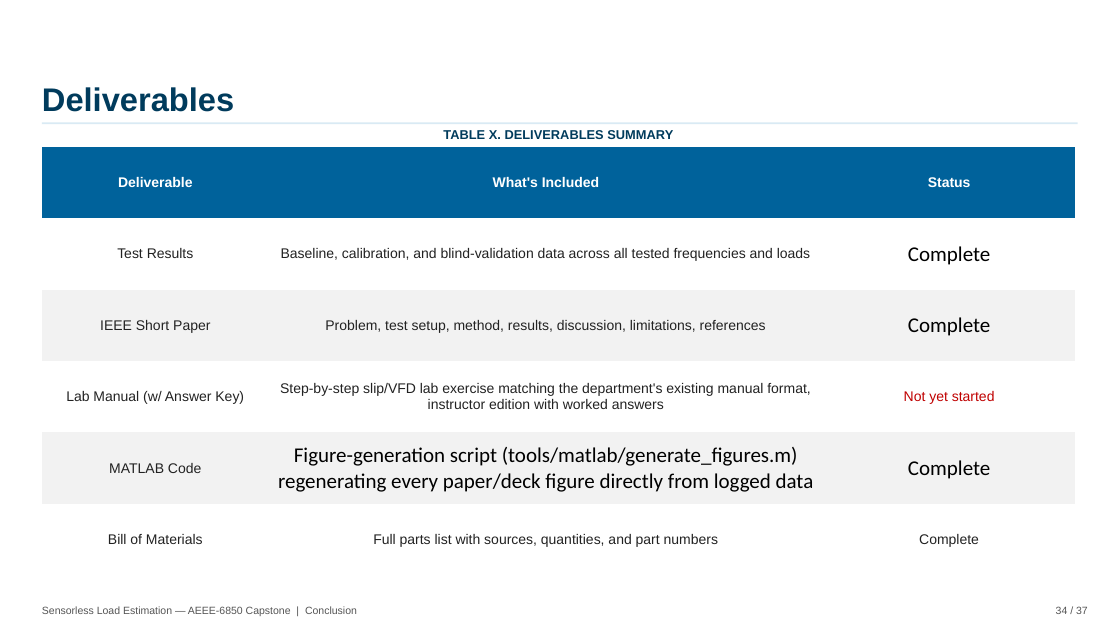
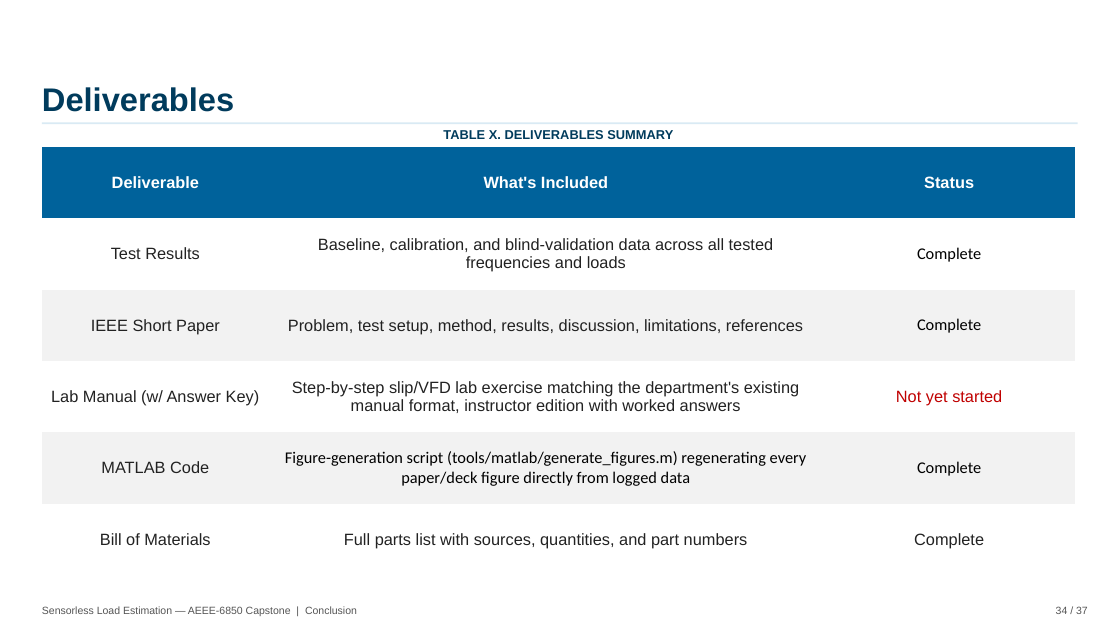
Before and after one commit to David-4529/Capstone, a slide deck: slide 34 of docs/paper/Sensorless_Load_Estimation_Deck_Rev17.pptx. Drawn at 1120x630 pixels with LibreOffice and Linux fonts; fonts in the diff are those of the drawing; background and template pictures are left out. Boxes give left, top, right and bottom in pixels: in the first picture for what was removed or moved away, otherwise in the second. Text is boxed around its words. In the diff, an @@ line names an element or a change of style, - is before the commit and + after.

```diff
--- a/docs/paper/Sensorless_Load_Estimation_Deck_Rev17.pptx
+++ b/docs/paper/Sensorless_Load_Estimation_Deck_Rev17.pptx
@@ table at [42,147,1075,576] @@
@@ size 12 to 14 pt in "Deliverable", "What's Included", "Status", "Test Results" and 10 more places @@
@@ size 18 to 14 pt in "Complete", "Complete", "Figure-generation script (tools/matlab/generate_figures.m) r ...", "Complete" @@
```
Also in this commit, not shown: 11 other slides changed.
